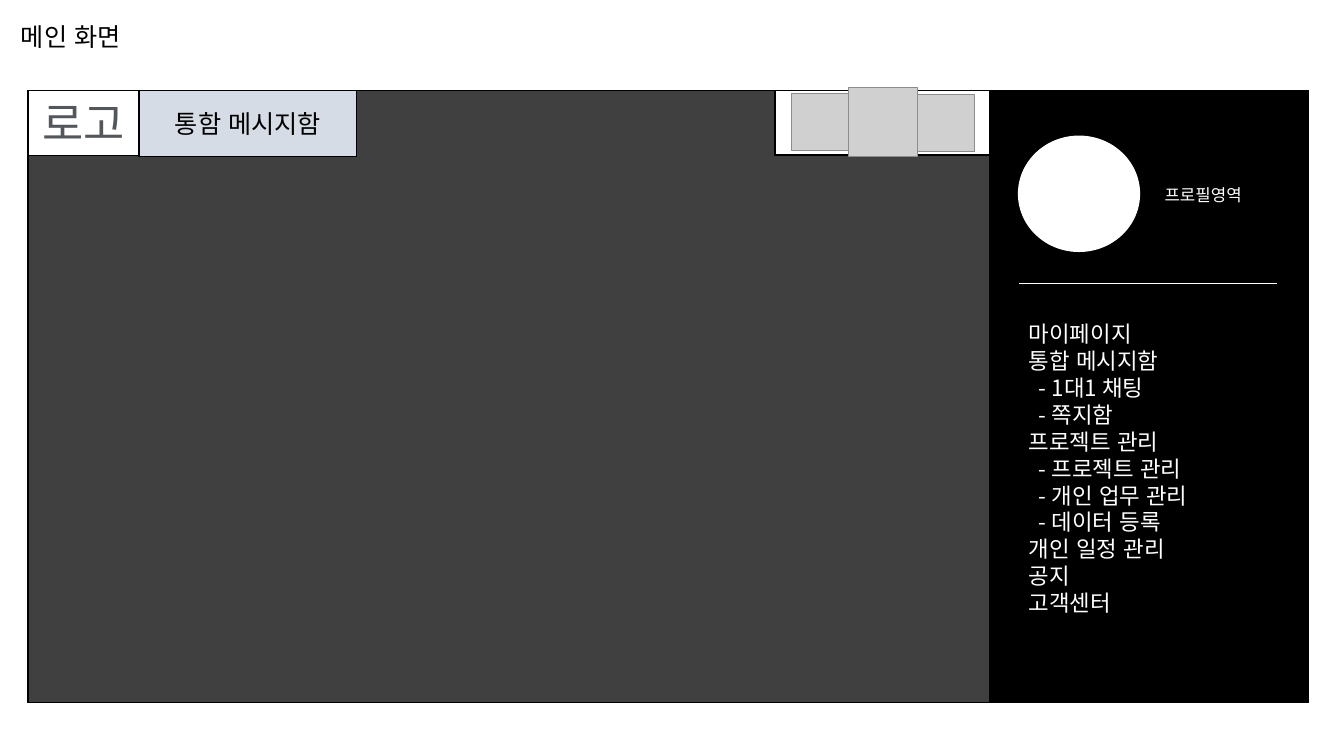
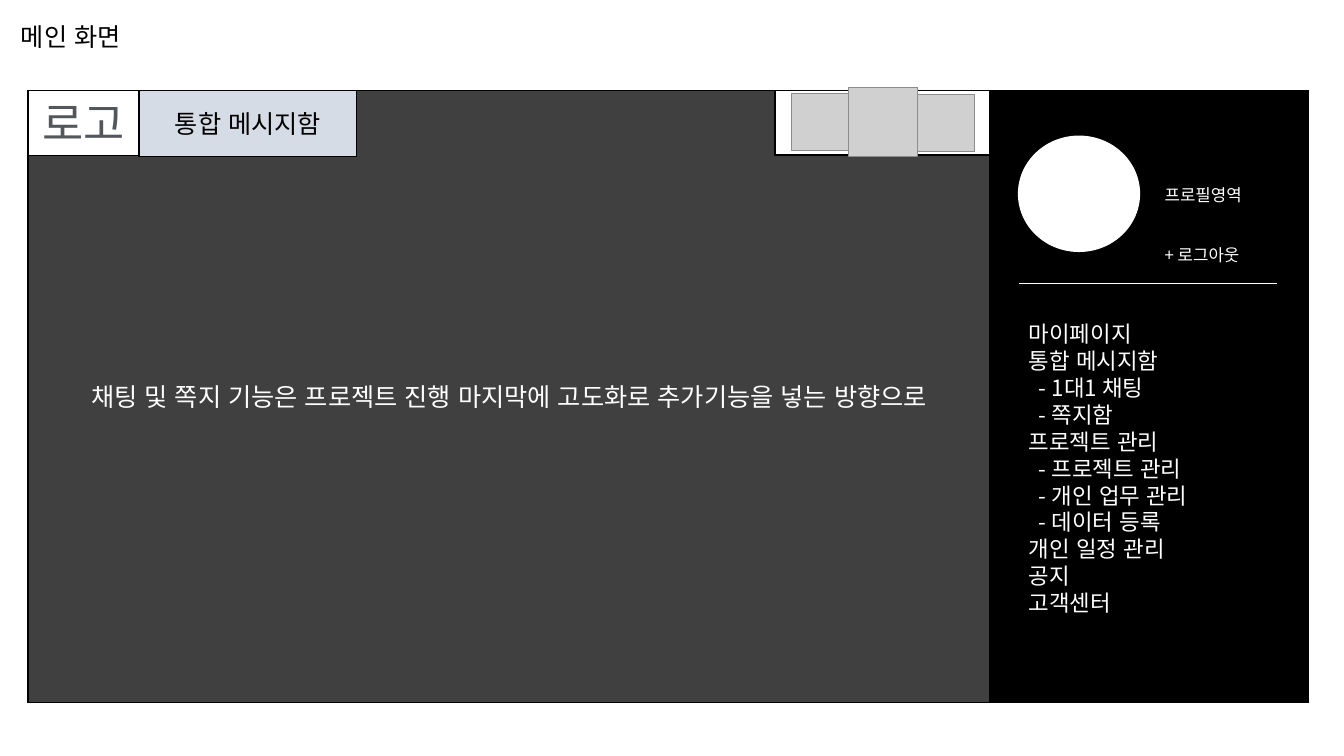
Before and after one commit to sgyoung96/Project_Management, a slide deck: slide 9 of docs/화면 설계.pptx (slide 8 before the commit). Drawn at 1344x756 pixels with LibreOffice and Linux fonts; fonts in the diff are those of the drawing; grey boxes stand for pictures. Boxes give left, top, right and bottom in pixels: in the first picture for what was removed or moved away, otherwise in the second. Text is boxed around its words. In the diff, an @@ line names an element or a change of style, - is before the commit and + after.

```diff
--- a/docs/화면 설계.pptx
+++ b/docs/화면 설계.pptx
@@ text in rectangle at bbox=[175, 112, 321, 135]: text changed @@
-통함 메시지함
+통합 메시지함
@@ text at bbox=[1178, 247, 1240, 263]: paragraph added @@
++ 로그아웃
@@ text in rectangle at bbox=[91, 385, 927, 408]: text added @@
+채팅 및 쪽지 기능은 프로젝트 진행 마지막에 고도화로 추가기능을 넣는 방향으로
```
Also in this commit, not shown: 26 other slides changed, 1 slide added.
